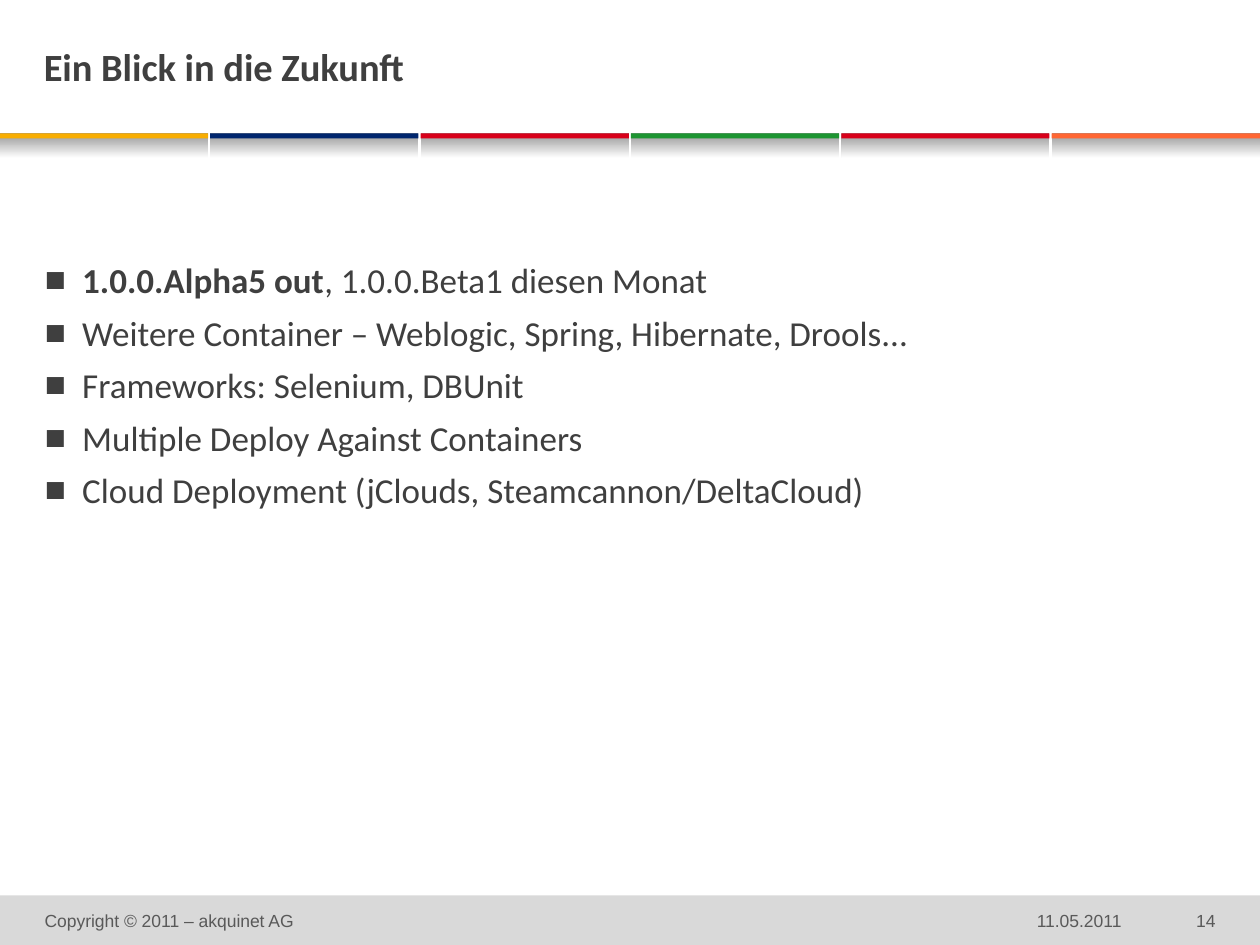
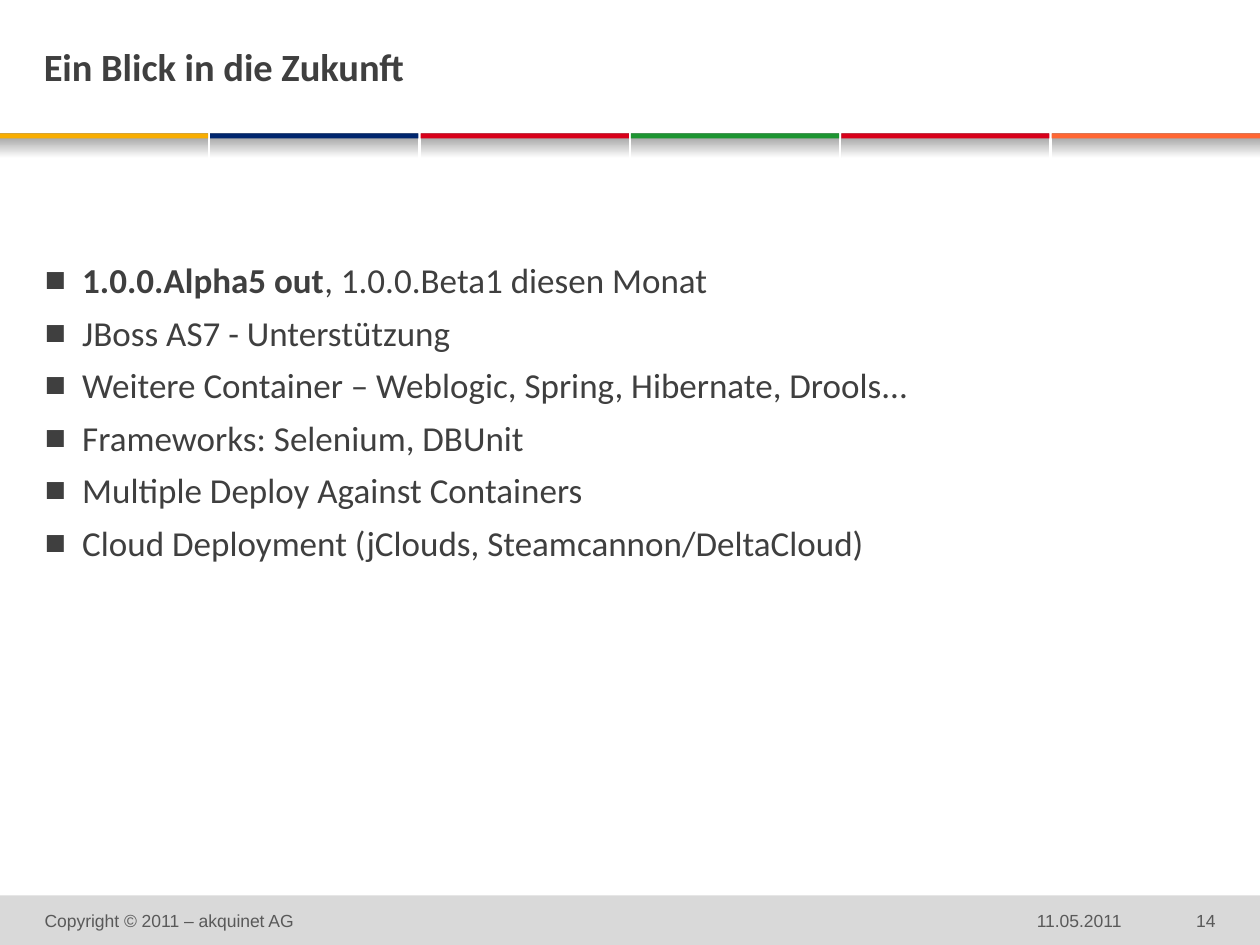
Before and after one commit to michaelschuetz/seamArquillian-linuxtag2011, a slide deck: slide 14 of doc/linuxtag_SeamArquillian_de.pptx. Drawn at 1260x945 pixels with LibreOffice and Linux fonts; fonts in the diff are those of the drawing; background and template pictures are left out. Boxes give left, top, right and bottom in pixels: in the first picture for what was removed or moved away, otherwise in the second. Text is boxed around its words. In the diff, an @@ line names an element or a change of style, - is before the commit and + after.

Commit message:
update slides: AS7

```diff
--- a/doc/linuxtag_SeamArquillian_de.pptx
+++ b/doc/linuxtag_SeamArquillian_de.pptx
@@ text at [82,323,450,352]: paragraph added @@
+  ■ JBoss AS7 - Unterstützung
```
Also in this commit, not shown: 2 other files.
